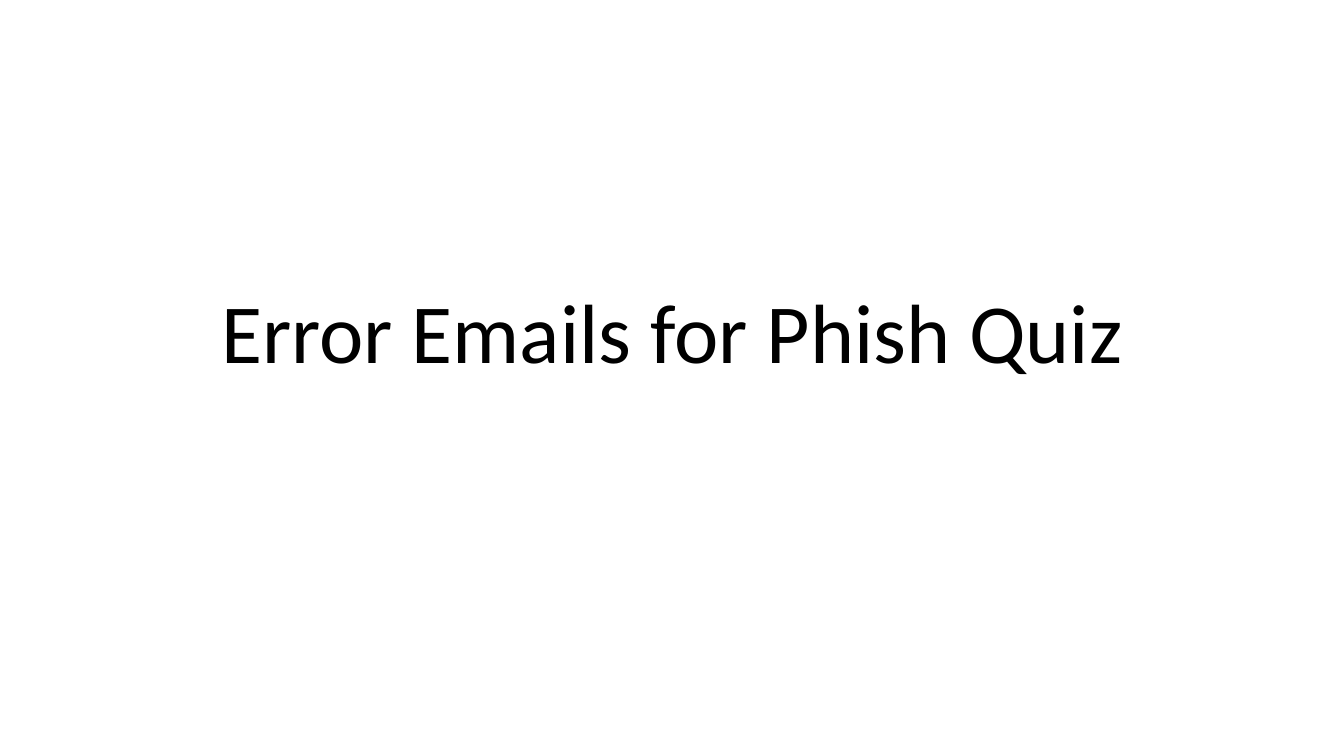
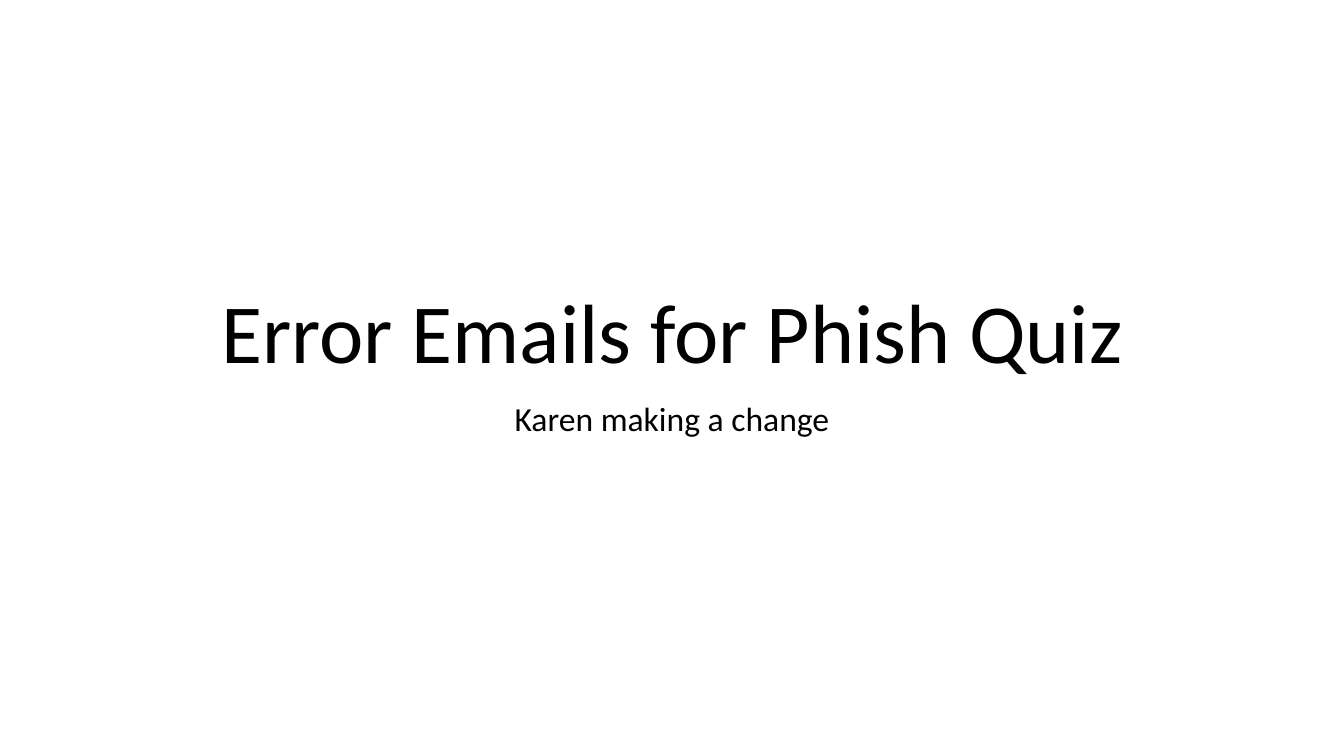
Before and after one commit to lclapham/Phishing_Quiz, a slide deck: slide 1 of images/Answer_images/Error Emails for Phish Quiz.pptx. Drawn at 1344x756 pixels with LibreOffice and Linux fonts; fonts in the diff are those of the drawing. Boxes give left, top, right and bottom in pixels: in the first picture for what was removed or moved away, otherwise in the second. Text is boxed around its words. In the diff, an @@ line names an element or a change of style, - is before the commit and + after.

Commit message:
karen making changes

```diff
--- a/images/Answer_images/Error Emails for Phish Quiz.pptx
+++ b/images/Answer_images/Error Emails for Phish Quiz.pptx
@@ subtitle added at bbox=[515, 407, 829, 437], 24 pt, text #000000 @@
+Karen making a change
```
